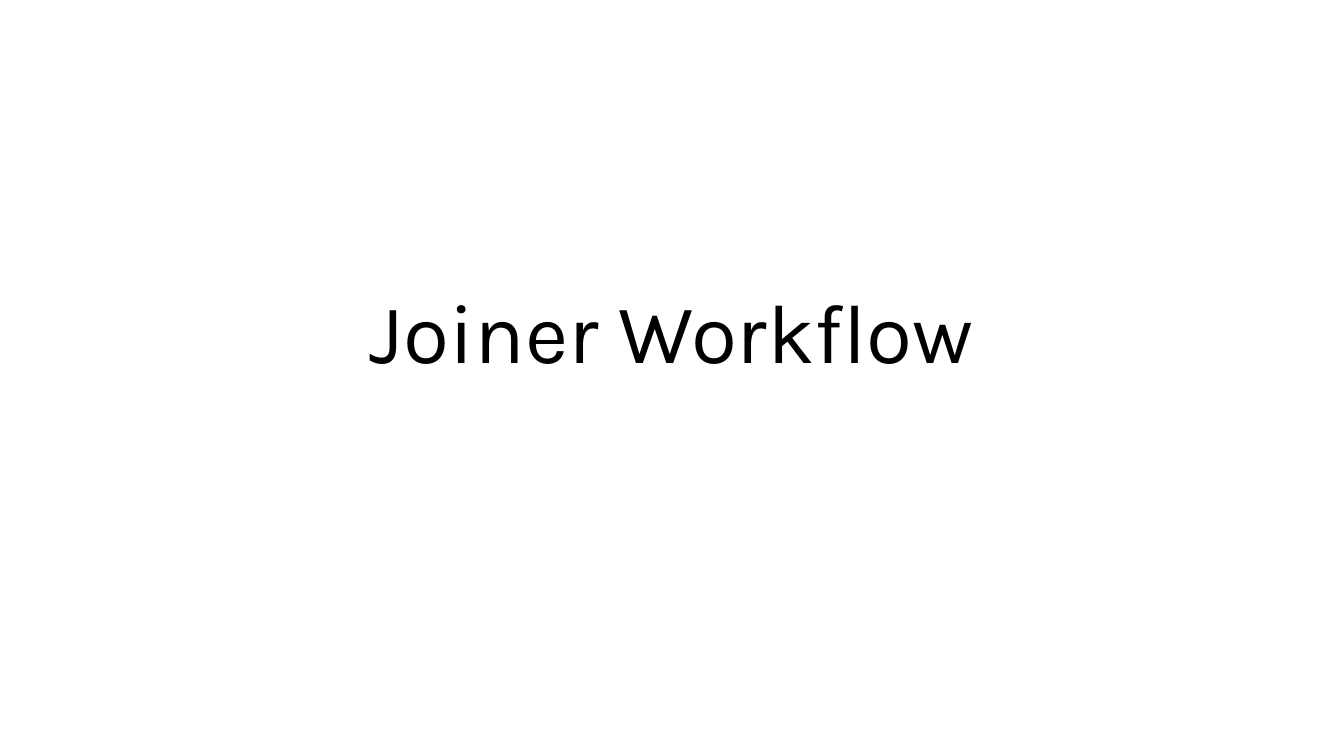
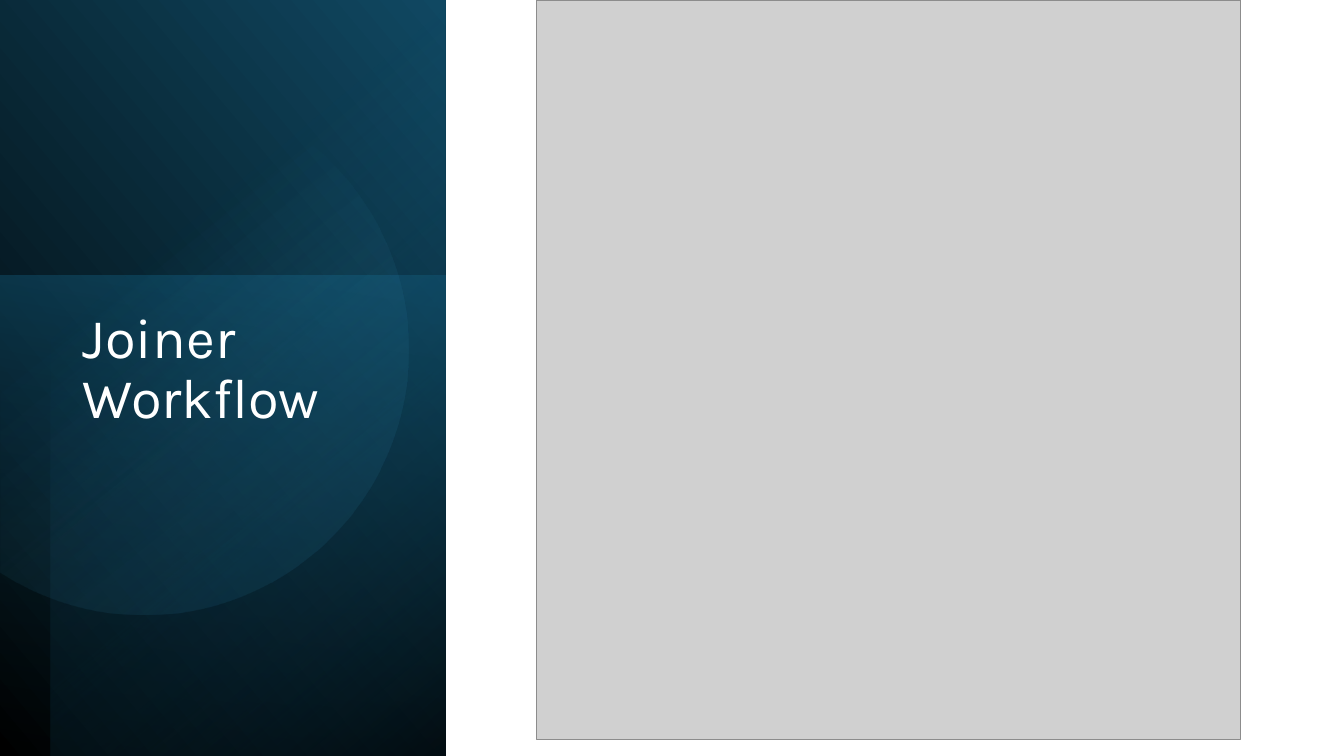
Before and after one commit to gkangaya/IAM-Lifecycle-Healthcare-Automation, a slide deck: slide 5 of 09-Presentation/IAM-Healthcare-Automation-Professional.pptx. Drawn at 1344x756 pixels with LibreOffice and Linux fonts; fonts in the diff are those of the drawing; grey boxes stand for pictures. Boxes give left, top, right and bottom in pixels: in the first picture for what was removed or moved away, otherwise in the second. Text is boxed around its words. In the diff, an @@ line names an element or a change of style, - is before the commit and + after.

```diff
--- a/09-Presentation/IAM-Healthcare-Automation-Professional.pptx
+++ b/09-Presentation/IAM-Healthcare-Automation-Professional.pptx
@@ rectangle added at bbox=[0, 0, 446, 756], fill gradient #000000 to #104862 @@
@@ rectangle added at bbox=[50, 0, 446, 756], fill gradient #000000 to #156082 @@
@@ picture added at bbox=[537, 0, 1241, 739] @@
@@ freeform shape added at bbox=[0, 52, 457, 662], fill gradient #46B1E1 to #104862 @@
@@ rectangle added at bbox=[0, 276, 446, 756], fill gradient #156082 to #0B3041 @@
@@ title "Joiner Workflow": place and size @@
-title "Joiner Workflow" at bbox=[370, 305, 974, 364]
+title "Joiner Workflow" at bbox=[83, 319, 319, 419]
@@ title "Joiner Workflow" at bbox=[83, 319, 319, 419]: size 60 to 40 pt, text colour #000000 to #FFFFFF; alignment centre to left; vertical alignment bottom to top @@
```
Also in this commit, not shown: 5 other slides changed, 7 slides added, 7 slides removed.
